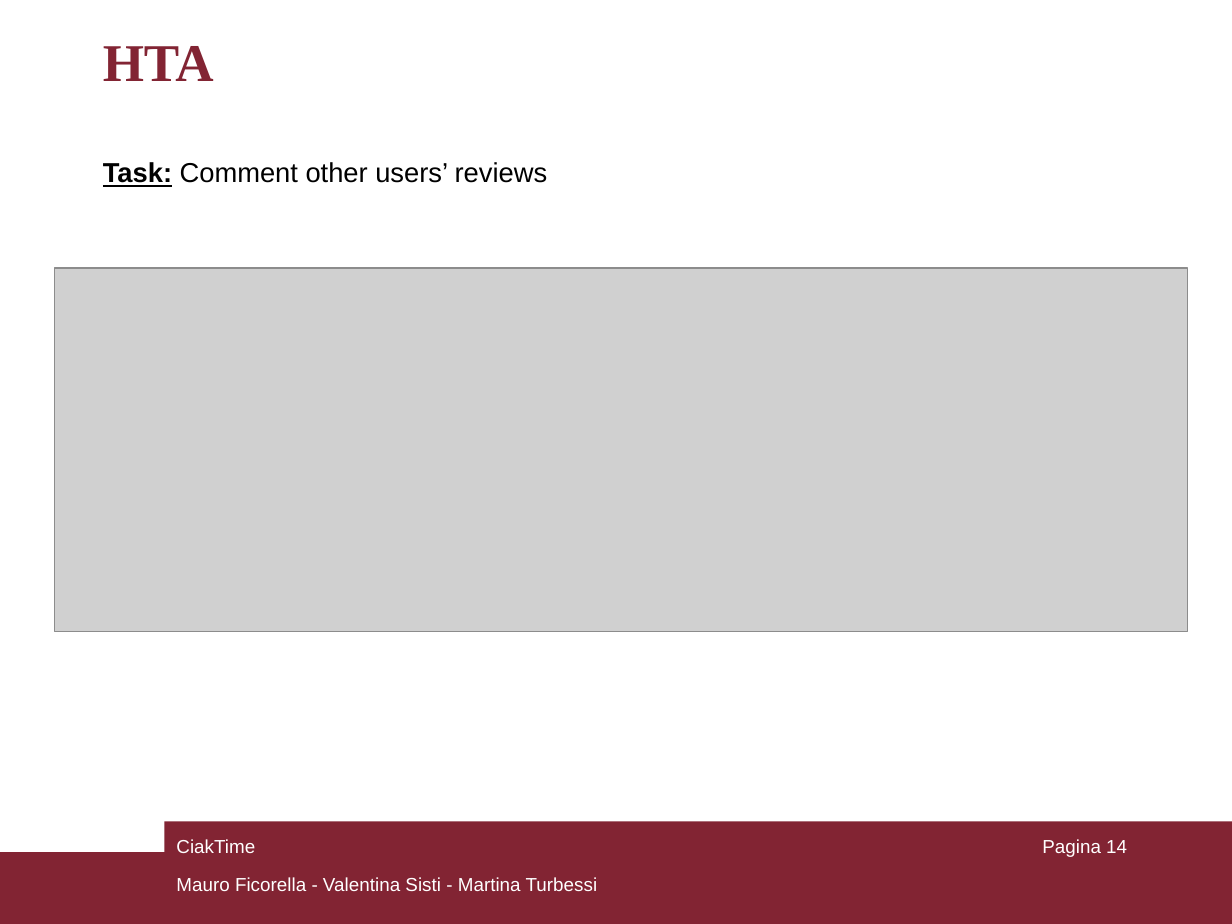
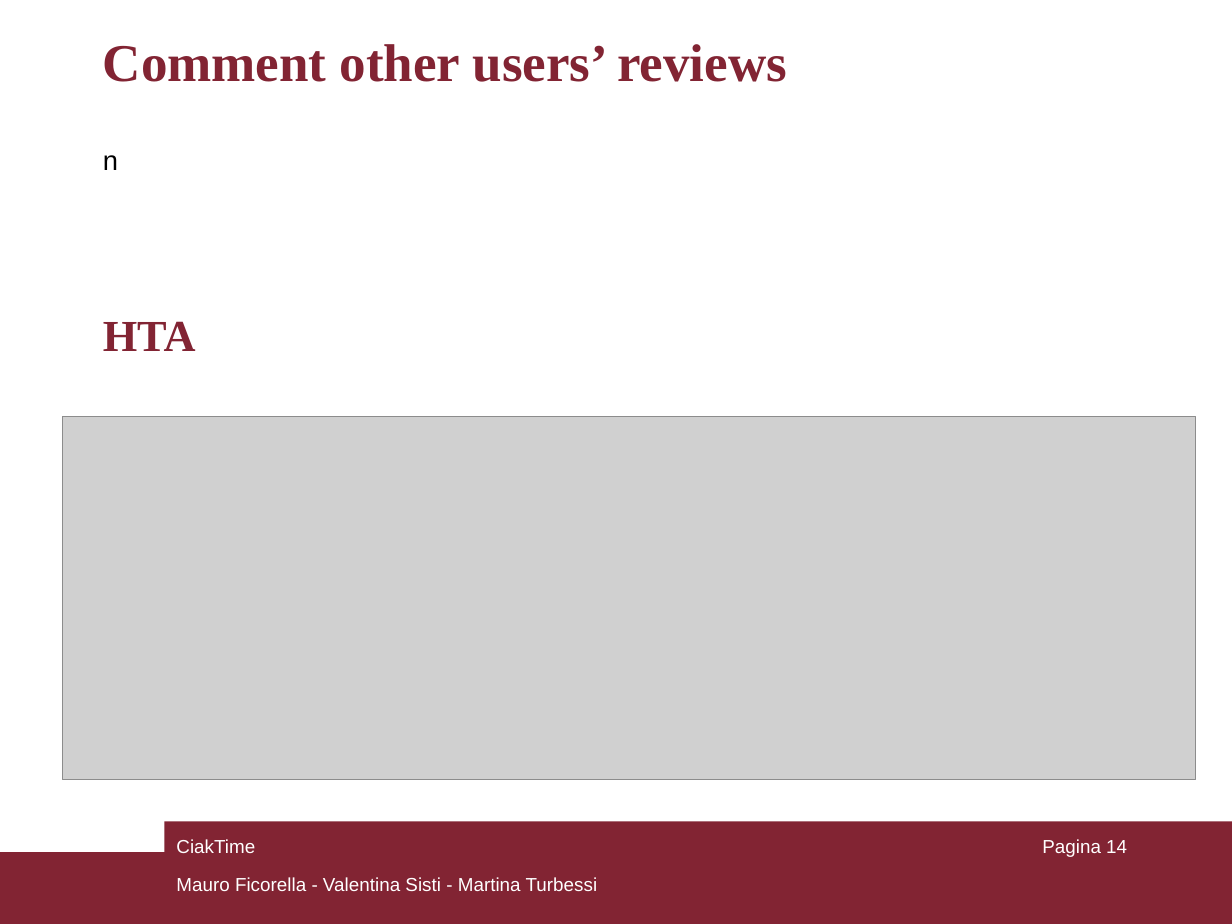
Before and after one commit to mauroficorella/Human-Computer-Interaction, a slide deck: slide 14 of Documentazione/CiakTime_HCI.ppt. Drawn at 1232x924 pixels with LibreOffice and Linux fonts; fonts in the diff are those of the drawing; grey boxes stand for pictures. Boxes give left, top, right and bottom in pixels: in the first picture for what was removed or moved away, otherwise in the second. Text is boxed around its words. In the diff, an @@ line names an element or a change of style, - is before the commit and + after.

```diff
--- a/Documentazione/CiakTime_HCI.ppt
+++ b/Documentazione/CiakTime_HCI.ppt
@@ text at [103,44,787,82]: text changed; size 16 to 31 pt; font Arial to Times New Roman; text colour #000000 to #822433; bold on @@
-Task: Comment other users’ reviews
+Comment other users’ reviews
@@ text added at [103,155,118,170], 16 pt, text #000000 @@
+n
@@ text "HTA": place and size @@
-text "HTA" at [103,46,214,81]
+text "HTA" at [103,321,196,351]
@@ text "HTA" at [103,321,196,351]: size 31 to 25.9 pt; line spacing 0.8 to 0.9 @@
@@ picture: place and size @@
-picture at [54,269,1188,632]
+picture at [63,416,1196,780]
```
Also in this commit, not shown: 3 other slides changed, 1 other file.
